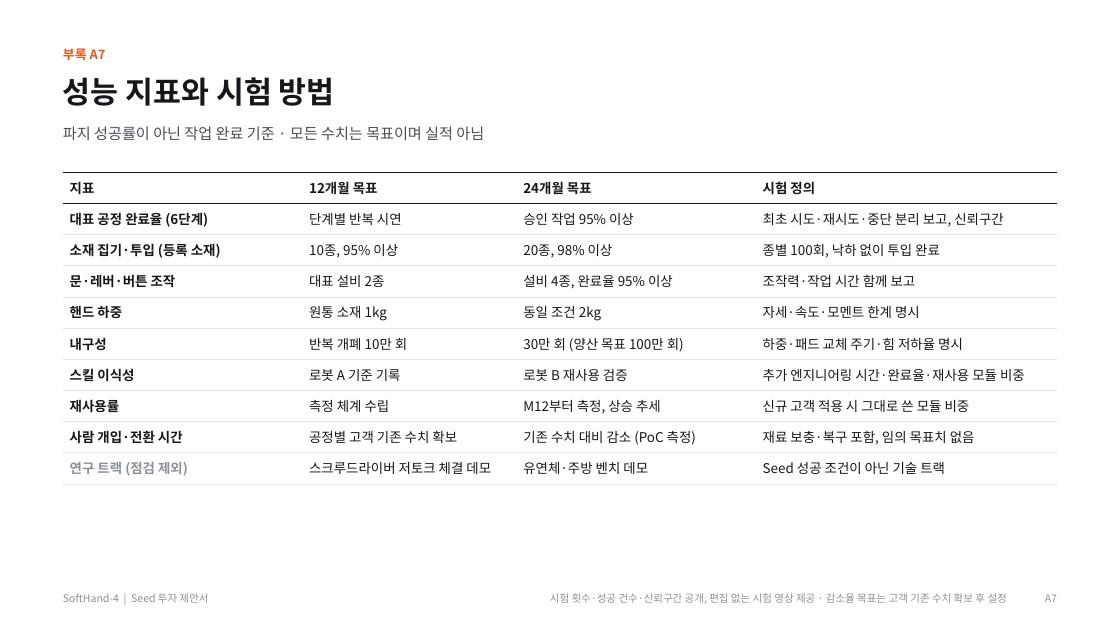
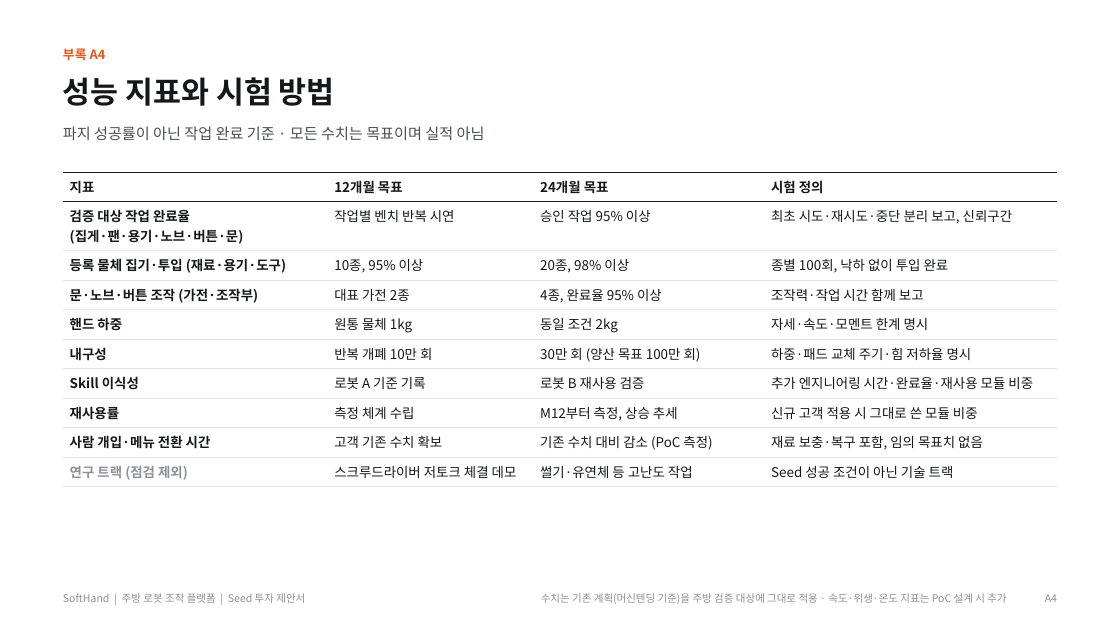
Before and after one commit to kimdonghyun2789-hash/D, a slide deck: slide 19 of SoftHand_Founding_Seed_IR_Deck_Final.pptx (slide 24 before the commit). Drawn at 1120x630 pixels with LibreOffice and Linux fonts; fonts in the diff are those of the drawing. Boxes give left, top, right and bottom in pixels: in the first picture for what was removed or moved away, otherwise in the second. Text is boxed around its words. In the diff, an @@ line names an element or a change of style, - is before the commit and + after.

```diff
--- a/SoftHand_Founding_Seed_IR_Deck_Final.pptx
+++ b/SoftHand_Founding_Seed_IR_Deck_Final.pptx
@@ text at (x1=63, y1=48, x2=106, y2=60): text changed @@
-부록 A7
+부록 A4
@@ table at (x1=63, y1=172, x2=1057, y2=486) @@
-row 2, column 1: 대표 공정 완료율 (6단계)
+row 2, column 1: 검증 대상 작업 완료율 / (집게·팬·용기·노브·버튼·문)
-row 2, column 2: 단계별 반복 시연
+row 2, column 2: 작업별 벤치 반복 시연
-row 3, column 1: 소재 집기·투입 (등록 소재)
+row 3, column 1: 등록 물체 집기·투입 (재료·용기·도구)
-row 4: 문·레버·버튼 조작 | 대표 설비 2종 | 설비 4종, 완료율 95% 이상 | 조작력·작업 시간 함께 보고
+row 4: 문·노브·버튼 조작 (가전·조작부) | 대표 가전 2종 | 4종, 완료율 95% 이상 | 조작력·작업 시간 함께 보고
-row 5, column 2: 원통 소재 1kg
+row 5, column 2: 원통 물체 1kg
-row 7, column 1: 스킬 이식성
+row 7, column 1: Skill 이식성
-row 9, column 1: 사람 개입·전환 시간
+row 9, column 1: 사람 개입·메뉴 전환 시간
-row 9, column 2: 공정별 고객 기존 수치 확보
+row 9, column 2: 고객 기존 수치 확보
-row 10, column 3: 유연체·주방 벤치 데모
+row 10, column 3: 썰기·유연체 등 고난도 작업
@@ text at (x1=63, y1=593, x2=305, y2=603): text changed @@
-SoftHand-4 | Seed 투자 제안서
+SoftHand | 주방 로봇 조작 플랫폼 | Seed 투자 제안서
@@ text at (x1=541, y1=593, x2=1006, y2=604): text changed @@
-시험 횟수·성공 건수·신뢰구간 공개, 편집 없는 시험 영상 제공 · 감소율 목표는 고객 기존 수치 확보 후 설정
+수치는 기존 계획(머신텐딩 기준)을 주방 검증 대상에 그대로 적용 · 속도·위생·온도 지표는 PoC 설계 시 추가
@@ text at (x1=1045, y1=594, x2=1057, y2=602): text changed @@
-A7
+A4
```
Also in this commit, not shown: 16 other slides changed, 15 slides added, 16 slides removed, 31 other files.
